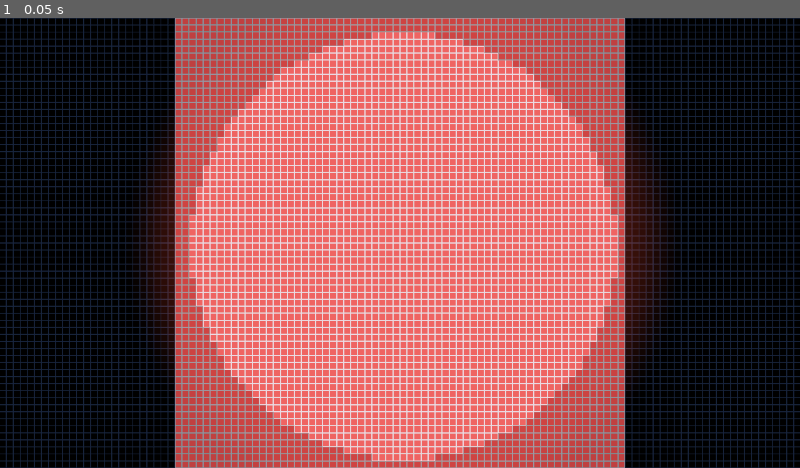
Above: before the commit, frame 1.
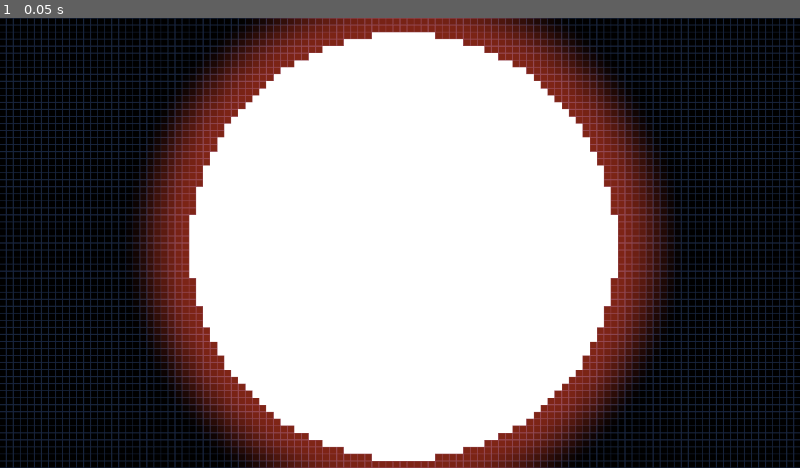
Above: after the commit, the same moment.

Repository: Masupell/sand_tetris_round
Game: Godot game, scene res://scenes/World.tscn
Same seed, same stepped clock (60 frames per second), same inputs: the game is played once before the commit and once after it. The project has no main scene, so this scene is started directly.
Inputs:
- Up to frame 1 (0.05 s): no input

The runs differ from the first frame. In frame 1, 59% of the frame differs, in the area x 18-83%, y 0-100%.

Commit message:
Working Background Shader

Diff:
--- a/Code/Shaders/world.gdshader
+++ b/Code/Shaders/world.gdshader
@@ -4,12 +4,11 @@
 
 uniform float scale = 0.9;
 
-uniform vec2 pixels = vec2(64.0, 64.0); // Amount of pixels from top to bottom
+uniform float pixels = 64.0; // Amount of pixels from top to bottom
 
 
 // Temp:
 
-uniform vec2 resolution = vec2(1280.0, 720.0);
 uniform vec3 line_color: source_color = vec3(0.2, 0.3, 0.5);
 //uniform float zoom: hint_range(1.0, 50.0, 0.1) = 20.0;
 uniform float thickness: hint_range(0.1, 10.0, 0.1) = 2.0;
@@ -44,7 +43,7 @@
 	uv.x *= size.x/size.y;
 	uv += 0.5;
 	vec2 uv_pixel = floor(uv*pixels)/pixels;
-	vec2 pixel_size = vec2(1.0)/pixels;
+	//vec2 pixel_size = vec2(1.0)/pixels;
 	//uv_pixel = uv_pixel + 0.5*pixel_size;
 
 	//float scale_2 = scale * exp(-0.2 * TIME);
@@ -60,8 +59,8 @@
 	//uv += vec2(sin(TIME) * 0.4, cos(TIME) * 0.6);
 	//uv = rotate(uv, TIME * 0.1);
 	float zoom = 64.0;
-	float line_thickness = zoom * thickness / resolution.y;
-	vec3 color2 = mix(color,smoothstep(1.0 - line_thickness, 1.0, draw_grid(uv * zoom)) * line_color, 0.5);
+	float line_thickness = zoom * thickness / size.y;
+	vec3 color2 = color+(smoothstep(1.0 - line_thickness, 1.0, draw_grid(uv * zoom)) * line_color)*0.5;
 
 	COLOR = vec4(color2, 1.0);
 }
--- a/scenes/World.tscn
+++ b/scenes/World.tscn
@@ -7,8 +7,7 @@
 shader = ExtResource("1_kqs1s")
 shader_parameter/size = Vector2(1280, 720)
 shader_parameter/scale = 0.9
-shader_parameter/pixels = Vector2(64, 64)
-shader_parameter/resolution = Vector2(1280, 720)
+shader_parameter/pixels = 64.0
 shader_parameter/line_color = Color(0.2, 0.3, 0.5, 1)
 shader_parameter/thickness = 2.0
 shader_parameter/brightness = 2.0
@@ -26,3 +25,4 @@
 grow_vertical = 2
 
 [node name="Grid" parent="." instance=ExtResource("1_7g83o")]
+visible = false
